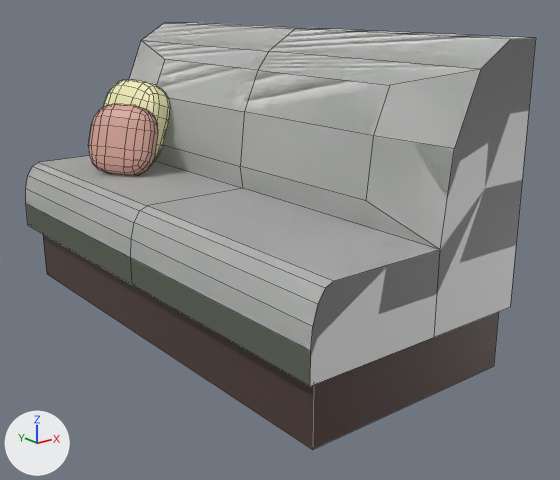
A saved change to the FBX model Assets/FBXs/BoothTwoPillow.fbx.
The view is the same before and after, from a 50 mm lens placed at (-11.97, -14.4, 4.27), pointed at (-1.26, -1.01, -1.08). The lights are fixed; the arrows at lower left show +X, +Y and +Z. Mesh edges are drawn as thin lines. Where no turn or scale is listed for an object, it has been applied to the vertices.
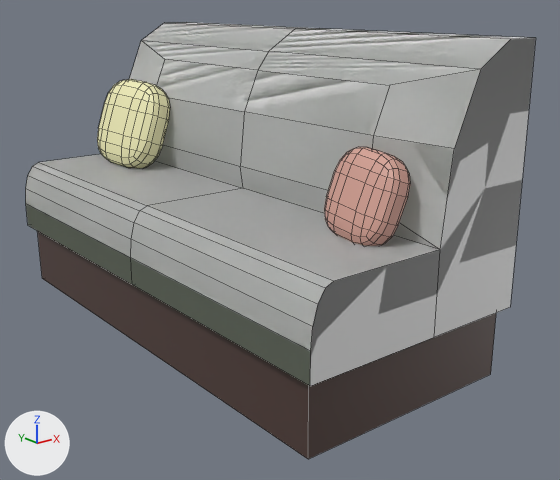
Where the change shows, as pixel boxes [x1, y1, x2, y2] in the pictures (560 x 480 px):
'Plane', reshaped, moved, rescaled (6% taller)
    before: [43, 234, 499, 449]
    after: [37, 231, 496, 459]
'Cube.002', moved, turned
    before: [88, 104, 158, 176]
    after: [324, 147, 410, 246]
'Cube.001', unchanged, uncovered by the edit
    before: [104, 79, 170, 164]
    after: [97, 79, 170, 168]

Edits to the bpy script that builds the scene:
```text
Change me_plane:
    where me_plane.from_pydata(...)  # 8 vertices, 6 faces; spans x -1.0..1.0, y -1.0..1.0, z -0.55..0.09
    used by ob_plane; location = (-1.76, 0.0, -1.84); scale = (2.51, 5.67, 2.29)
    verts and faces of me_plane; kept vertices keep their numbers, new ones are numbered from 8
    before: 0 (-1.0, -1.0, 0.09), 1 (1.0, -1.0, 0.09), 2 (-1.0, 1.0, 0.09), 3 (1.0, 1.0, 0.09), 4 (-1.0, 1.0, -0.55) at pixel (46, 273)
    before: 5 (-1.0, -1.0, -0.55) at pixel (312, 449), 6 (1.0, -1.0, -0.55) at pixel (493, 366), 7 (1.0, 1.0, -0.55)
    me_plane part 1
    add delete_vertices([*range(0, 8)])  # with the faces that use them
    add verts[8] = (-1.0, -1.0, -1.0)  # pixel (308, 459)
    add verts[9] = (-1.0, -1.0, 1.0)
    add verts[10] = (-1.0, 1.0, -1.0)  # pixel (42, 278)
    add verts[11] = (-1.0, 1.0, 1.0)
    add for new, old in zip([*range(12, 16)], [*range(8, 12)]): verts[new] = verts[old] + (2.0, 0.0, 0.0)
    add faces += [(8, 9, 11, 10), (10, 11, 15, 14), (12, 14, 15, 13), (8, 12, 13, 9), (8, 10, 14, 12), (9, 13, 15, 11)]
Change ob_plane:
    ob_plane.location: (-1.76, 0.0, -1.84) -> (-1.89, 0.0, -2.44)
    ob_plane.scale: (2.51, 5.67, 2.29) -> (2.51, 5.7, 0.794)
Change ob_cube_002:
    ob_cube_002.location: (-2.9, 3.25, 0.84) -> (-2.0, -4.48, 0.74)
    ob_cube_002.rotation_euler: (0.0505, 0.329, 0.618) -> (0.0634, 0.324, -0.0772)  # degrees (2.9, 19, 35) -> degrees (3.6, 19, -4.4)
```
